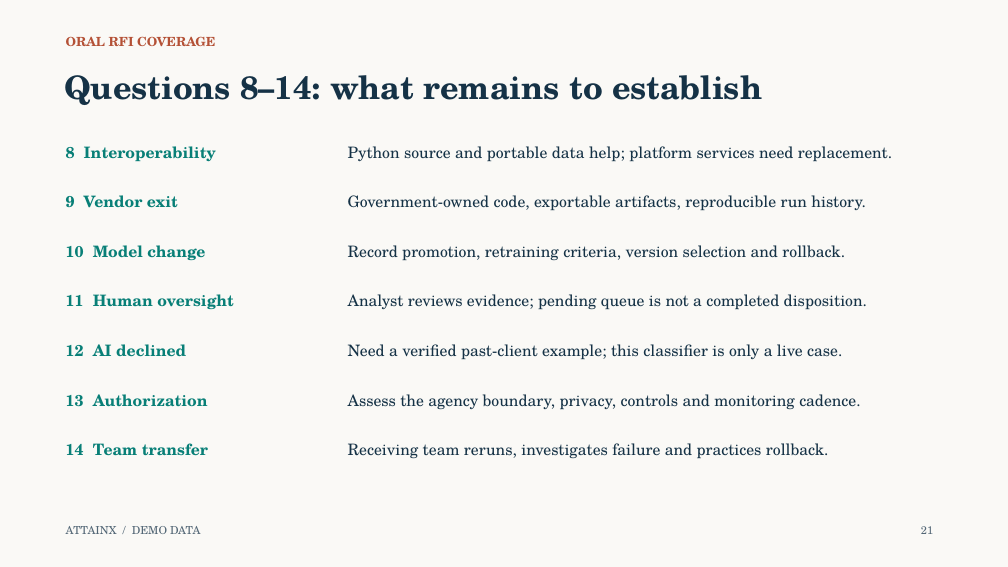
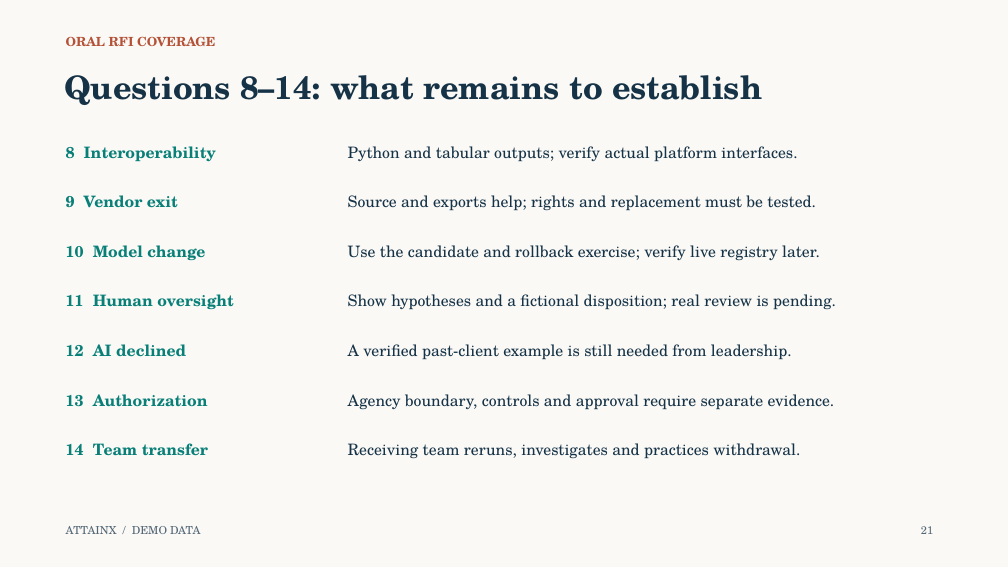
Before and after one commit to 0xpvtrickbateman/SPC-ML-Demo, a slide deck: slide 21 of docs/SPC_ML_Demo_Walkthrough_Ready.pptx. Drawn at 1008x567 pixels with LibreOffice and Linux fonts; fonts in the diff are those of the drawing. Boxes give left, top, right and bottom in pixels: in the first picture for what was removed or moved away, otherwise in the second. Text is boxed around its words. In the diff, an @@ line names an element or a change of style, - is before the commit and + after.

```diff
--- a/docs/SPC_ML_Demo_Walkthrough_Ready.pptx
+++ b/docs/SPC_ML_Demo_Walkthrough_Ready.pptx
@@ text at (x1=348, y1=146, x2=797, y2=162): text changed @@
-Python source and portable data help; platform services need replacement.
+Python and tabular outputs; verify actual platform interfaces.
@@ text at (x1=348, y1=195, x2=816, y2=211): text changed @@
-Government-owned code, exportable artifacts, reproducible run history.
+Source and exports help; rights and replacement must be tested.
@@ text at (x1=348, y1=245, x2=820, y2=260): text changed @@
-Record promotion, retraining criteria, version selection and rollback.
+Use the candidate and rollback exercise; verify live registry later.
@@ text at (x1=348, y1=294, x2=836, y2=310): text changed @@
-Analyst reviews evidence; pending queue is not a completed disposition.
+Show hypotheses and a fictional disposition; real review is pending.
@@ text at (x1=348, y1=344, x2=792, y2=360): text changed @@
-Need a verified past-client example; this classifier is only a live case.
+A verified past-client example is still needed from leadership.
@@ text at (x1=348, y1=394, x2=835, y2=410): text changed @@
-Assess the agency boundary, privacy, controls and monitoring cadence.
+Agency boundary, controls and approval require separate evidence.
@@ text at (x1=348, y1=443, x2=800, y2=459): text changed @@
-Receiving team reruns, investigates failure and practices rollback.
+Receiving team reruns, investigates and practices withdrawal.
```
Also in this commit, not shown: 14 other slides changed, 7 slides added, 7 slides removed, 13 other files.
